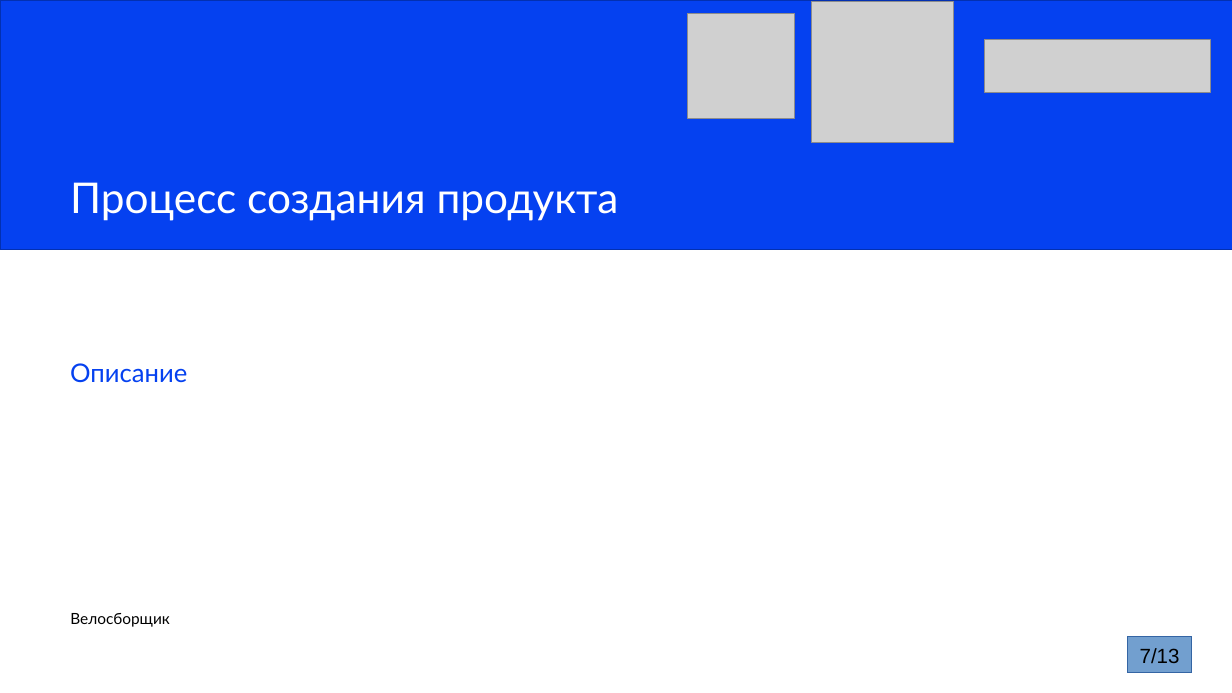
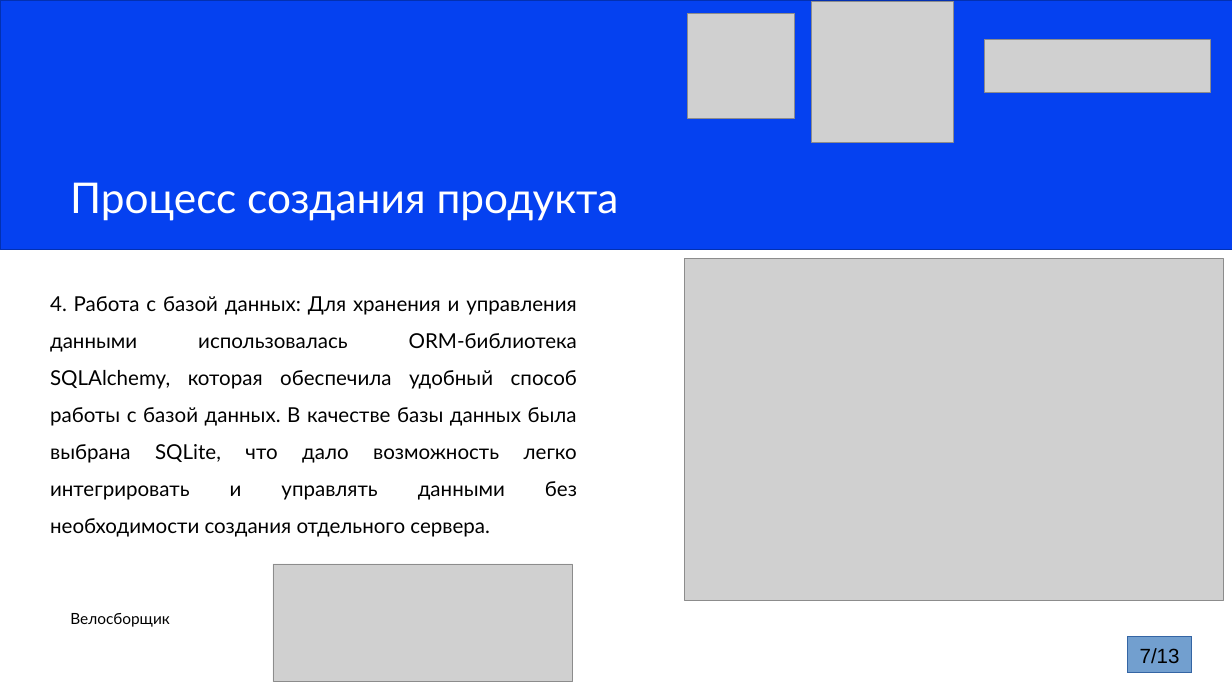
Before and after one commit to alexandr2081/velo, a slide deck: slide 7 of Бесполезные вещи/Презентация.pptx. Drawn at 1232x693 pixels with LibreOffice and Linux fonts; fonts in the diff are those of the drawing; grey boxes stand for pictures. Boxes give left, top, right and bottom in pixels: in the first picture for what was removed or moved away, otherwise in the second. Text is boxed around its words. In the diff, an @@ line names an element or a change of style, - is before the commit and + after.

```diff
--- a/Бесполезные вещи/Презентация.pptx
+++ b/Бесполезные вещи/Презентация.pptx
@@ picture added at [684,258,1223,600] @@
@@ subtitle added at [50,296,577,537], 32 pt, text #000000 @@
+4. Работа с базой данных: Для хранения и управления данными использовалась ORM-библиотека SQLAlchemy, которая обеспечила удобный способ работы с базой данных. В качестве базы данных была выбрана SQLite, что дало возможность легко интегрировать и управлять данными без необходимости создания отдельного сервера.
@@ subtitle removed at [70,363,187,383] @@
-Описание
@@ picture added at [273,564,573,682] @@
```
Also in this commit, not shown: 8 other slides changed, 5 other files.
